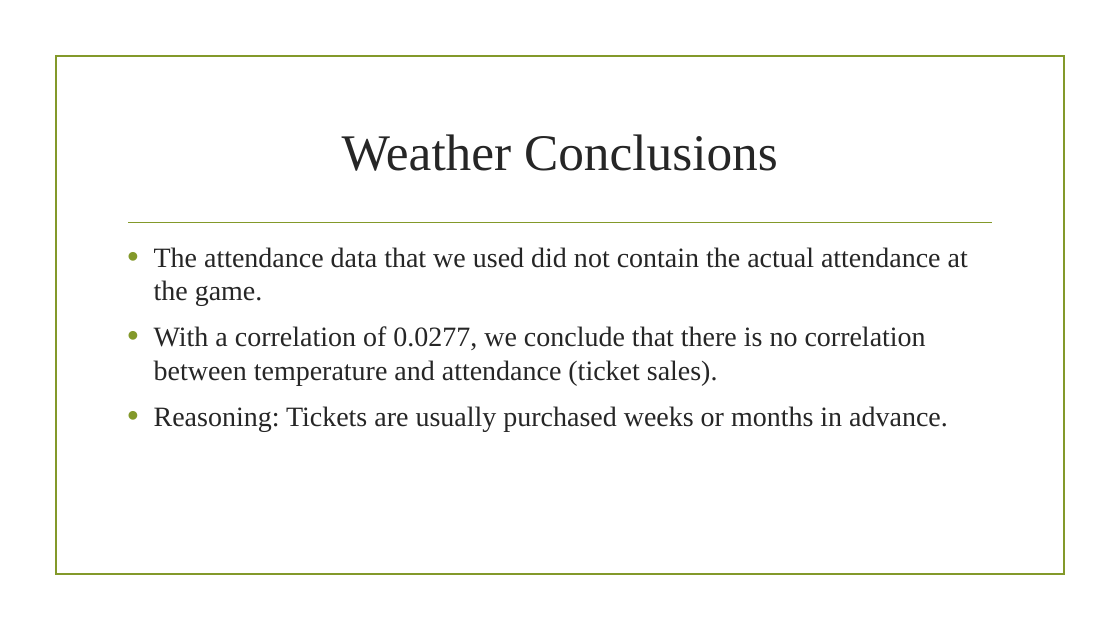
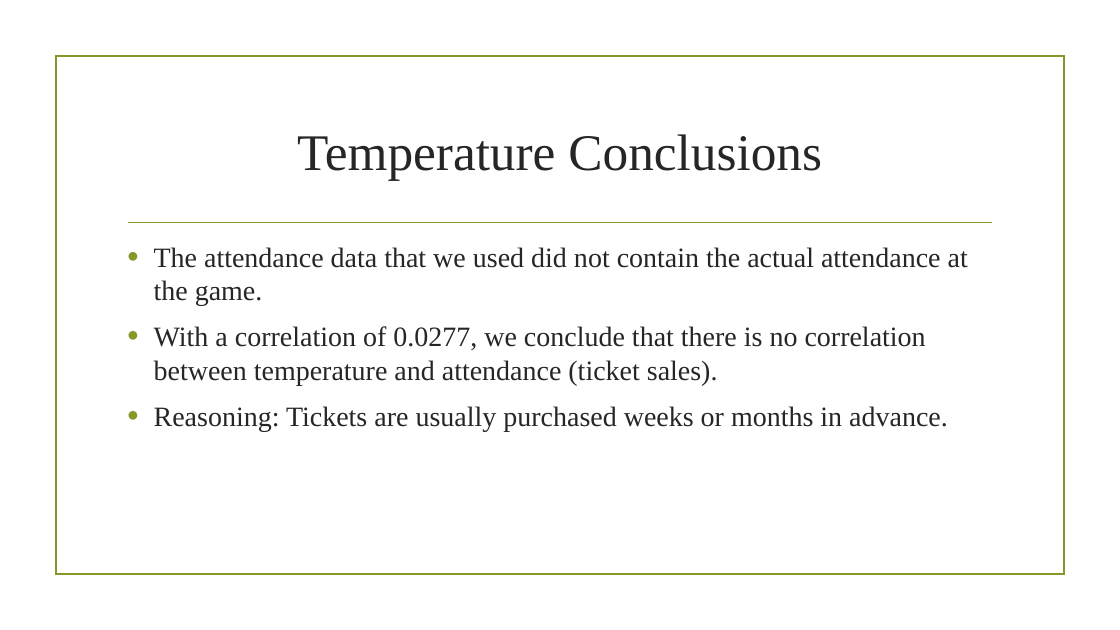
Before and after one commit to Dshashek/Red-Team-Project-1, a slide deck: slide 23 of Slides/Red Team Presentation.pptx. Drawn at 1120x630 pixels with LibreOffice and Linux fonts; fonts in the diff are those of the drawing; background and template pictures are left out. Boxes give left, top, right and bottom in pixels: in the first picture for what was removed or moved away, otherwise in the second. Text is boxed around its words. In the diff, an @@ line names an element or a change of style, - is before the commit and + after.

Commit message:
changed weather to temp in a few places, changed ticket sales to attendance in a few places

```diff
--- a/Slides/Red Team Presentation.pptx
+++ b/Slides/Red Team Presentation.pptx
@@ title at <box>297,134,822,181</box>: text changed @@
-Weather Conclusions
+Temperature Conclusions
```
Also in this commit, not shown: 2 other slides changed.
